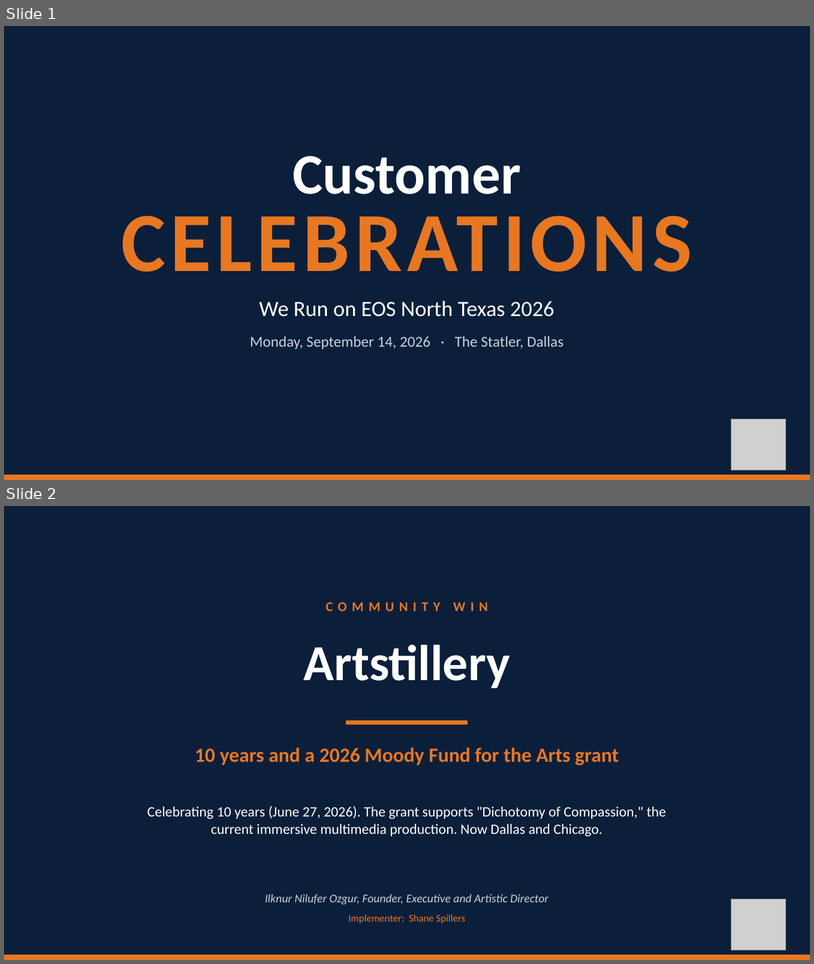
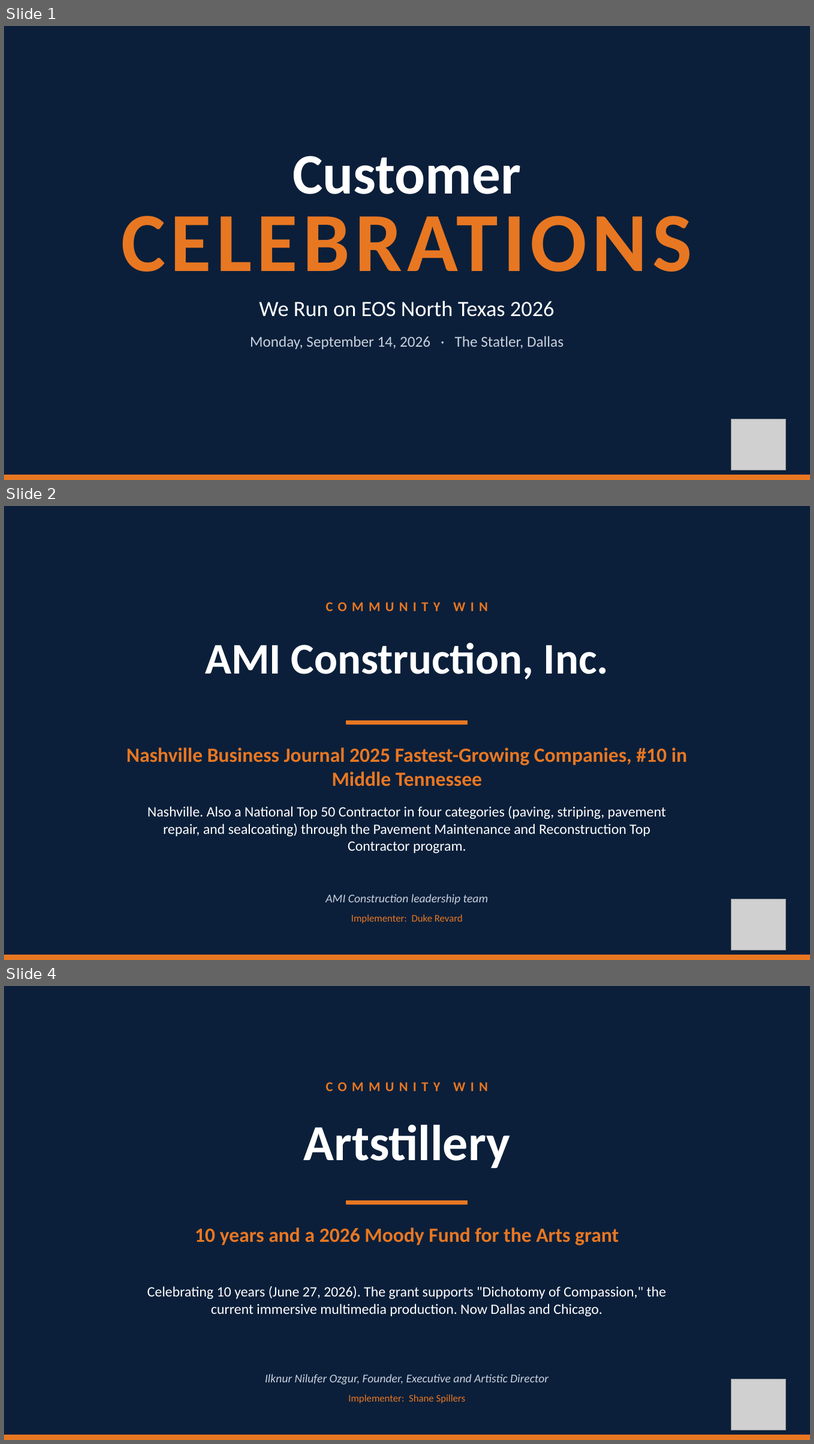
Before and after one commit to TicoRicoRay/wroe-dallas-2026, a slide deck: deliverables/celebrations-loop/Celebrations-Loop.pptx. Shown one above the other, each under a label of ours: slides 1 and 2 before the commit, slides 1, 2 and 4 after it; the slides between them are not shown. The pictures are 814x964 and 814x1444 pixels, drawn with LibreOffice and Linux fonts; fonts in the diff are those of the drawing; grey boxes stand for pictures. Boxes give left, top, right and bottom in pixels: in the first picture for what was removed or moved away, otherwise in the second. Text is boxed around its words. In the diff, an @@ line names an element or a change of style, - is before the commit and + after.

Commit message:
Add 7 more customer celebrations to break loop (25 total)
Late Sep 10 submissions: TEKConcierge, Hotchkiss Insurance, AMI Construction,
C1M, Local Profile, Arts Fort Worth, Catco. Includes Local Profile summit
photo, Arts Fort Worth Heart of Gold ceremony photo, and Vistage Top Performer
logo for C1M. Others render as text-only.

```diff
--- a/deliverables/celebrations-loop/Celebrations-Loop.pptx
+++ b/deliverables/celebrations-loop/Celebrations-Loop.pptx
@@ slide 2 added at (x1=4, y1=506, x2=810, y2=960), background #0B1F3A @@
@@ text added at (x1=326, y1=602, x2=488, y2=611), 16 pt, text #E87722, bold @@
+COMMUNITY WIN
@@ text added at (x1=205, y1=643, x2=609, y2=679), 52 pt, text #FFFFFF, bold @@
+AMI Construction, Inc.
@@ rectangle added at (x1=347, y1=721, x2=468, y2=724), fill #E87722, outline #E87722 1 pt @@
@@ text added at (x1=126, y1=747, x2=687, y2=786), 24 pt, text #E87722, bold @@
+Nashville Business Journal 2025 Fastest-Growing Companies, #10 in Middle Tennessee
@@ text added at (x1=147, y1=806, x2=666, y2=853), 17 pt, text #FFFFFF @@
+Nashville. Also a National Top 50 Contractor in four categories (paving, striping, pavement repair, and sealcoating) through the Pavement Maintenance and Reconstruction Top Contractor program.
@@ text added at (x1=326, y1=894, x2=488, y2=904), 14 pt, text #C9D2DE, italic @@
+AMI Construction leadership team
@@ picture added at (x1=732, y1=898, x2=786, y2=950) @@
@@ text added at (x1=351, y1=914, x2=463, y2=923), 12 pt, text #E87722 @@
+Implementer: Duke Revard
@@ rectangle added at (x1=4, y1=955, x2=810, y2=960), fill #E87722, outline #E87722 1 pt @@
@@ what was slide 2 is now slide 4 @@
```
Also in this commit, not shown: 6 other slides added, 14 other files.
